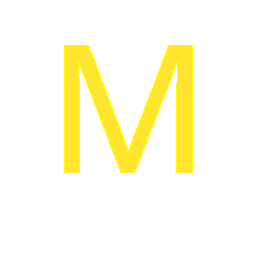
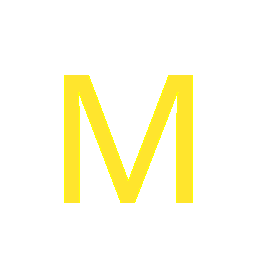
Before/after of a 256px x 256px layered artwork. What changed in the layer stack:
added layer "Schwebende Ebene" above "Hintergrund" over 64, 75, 193, 203
painted on "Hintergrund" over 64, 45, 193, 173
